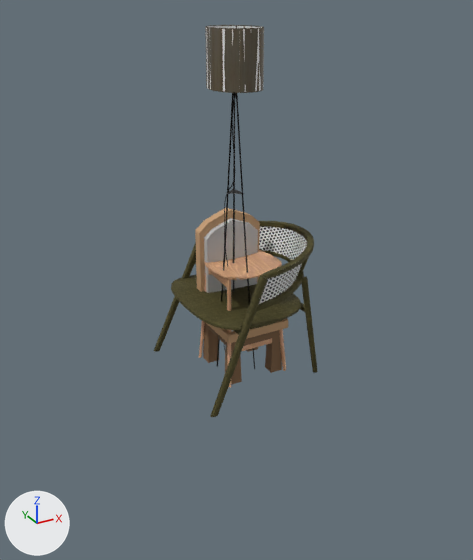
The glTF model apps/console/public/assets/world-city3-hq.glb: old version first, new version second.
Rendered twice from a 50 mm camera at (-1.72, -3.07, 2.1) aimed at (0.09, 0.24, 0.45). The lights are fixed; the arrows at lower left show +X, +Y and +Z. The older version comes first.

Objects in the first picture: 'LIB_armchair_blue', 'LIB_chair_wood', 'LIB_floor_lamp', 'LIB_stool_wood'.
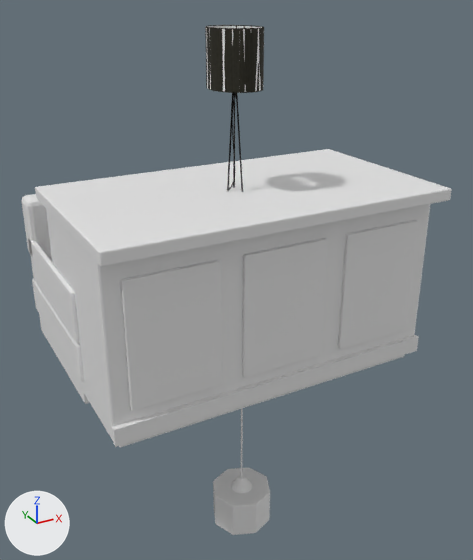
Commit message: feat(city3): procedural overrides for counter, booth and lantern

Pixel boxes [x1, y1, x2, y2] of what changed, in the pictures (473 x 560 px):
```json
{"object": "LIB_counter_2m", "change": "added", "after": [35, 149, 452, 448]}
{"object": "LIB_armchair_blue", "change": "surface changed", "before": [154, 221, 318, 417], "after": [154, 221, 318, 417]}
{"object": "LIB_booth_2m", "change": "added", "after": [21, 194, 90, 404]}
{"object": "LIB_floor_lamp", "change": "surface changed", "before": [205, 25, 264, 192], "after": [205, 25, 264, 192]}
{"object": "LIB_lantern_hang", "change": "added", "after": [213, 408, 270, 535]}
{"object": "LIB_chair_wood", "change": "unchanged, covered by the edit", "before": [195, 208, 288, 385]}
{"object": "LIB_stool_wood", "change": "unchanged, covered by the edit", "before": [199, 250, 286, 387]}
```

Scene script edits in JSON lines:
```json
{"block": "mat_material_014", "where": "n2 = _N.new('ShaderNodeTexImage'); n2.name = 'Image Texture'"}
{"op": "set", "path": "n2.image", "old": "img_image_0_001", "new": "img_image_0"}
{"block": "mat_material_014", "where": "n7 = _N.new('ShaderNodeTexImage'); n7.name = 'Image Texture.001'"}
{"op": "set", "path": "n7.image", "old": "img_image_1_001", "new": "img_image_1"}
{"block": "mat_material_014", "where": "n11 = _N.new('ShaderNodeTexImage'); n11.name = 'Image Texture.002'"}
{"op": "set", "path": "n11.image", "old": "img_image_2_001", "new": "img_image_2"}
{"block": "mat_lamp_shade_outside", "where": "n3 = _N.new('ShaderNodeTexImage'); n3.name = 'Image Texture'"}
{"op": "set", "path": "n3.image", "old": "img_image_0_002", "new": "img_image_0_001"}
{"block": "mat_lamp_shade_outside", "where": "n8 = _N.new('ShaderNodeTexImage'); n8.name = 'Image Texture.001'"}
{"op": "set", "path": "n8.image", "old": "img_image_1_002", "new": "img_image_1_001"}
{"op": "add", "block": "me_lib_lantern_hang", "code": ["me_lib_lantern_hang = bpy.data.meshes.new('LIB_lantern_hang')", "me_lib_lantern_hang.from_pydata(...)  # 167 vertices, 318 faces; spans x -0.2..0.2, y -0.2..0.2, z -1.25..0.0"]}
{"op": "add", "block": "me_lib_counter_2m", "code": ["me_lib_counter_2m = bpy.data.meshes.new('LIB_counter_2m')", "me_lib_counter_2m.from_pydata(...)  # 296 vertices, 564 faces; spans x -1.0..1.0, y -0.57..0.57, z 0.0..1.12"]}
{"op": "add", "block": "me_lib_booth_2m", "code": ["me_lib_booth_2m = bpy.data.meshes.new('LIB_booth_2m')", "me_lib_booth_2m.from_pydata(...)  # 288 vertices, 552 faces; spans x -1.0..1.0, y 0.0..1.05, z 0.0..0.95"]}
{"op": "add", "block": "ob_lib_lantern_hang", "code": ["ob_lib_lantern_hang = bpy.data.objects.new('LIB_lantern_hang', me_lib_lantern_hang)", "ob_lib_lantern_hang.location = (0.0, 0.0, 0.0)"]}
{"op": "add", "block": "ob_lib_counter_2m", "code": ["ob_lib_counter_2m = bpy.data.objects.new('LIB_counter_2m', me_lib_counter_2m)", "ob_lib_counter_2m.location = (0.0, 0.0, 0.0)"]}
{"op": "add", "block": "ob_lib_booth_2m", "code": ["ob_lib_booth_2m = bpy.data.objects.new('LIB_booth_2m', me_lib_booth_2m)", "ob_lib_booth_2m.location = (0.0, 0.0, 0.0)"]}
```
